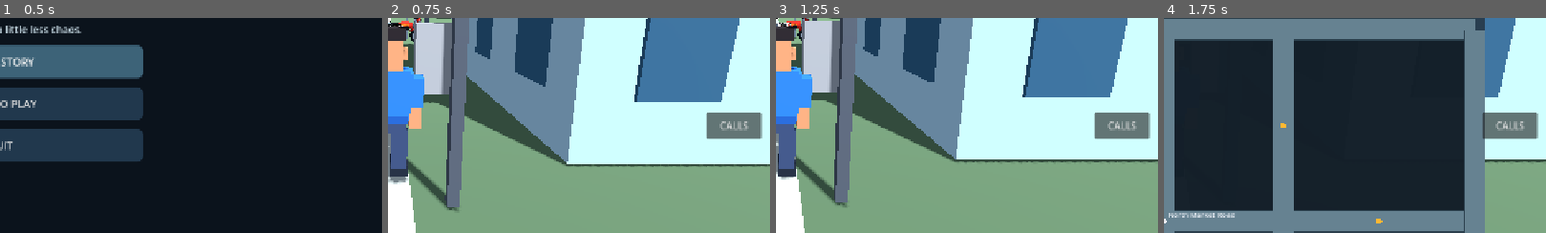
Above: before the commit, frames 1-4 (left to right).
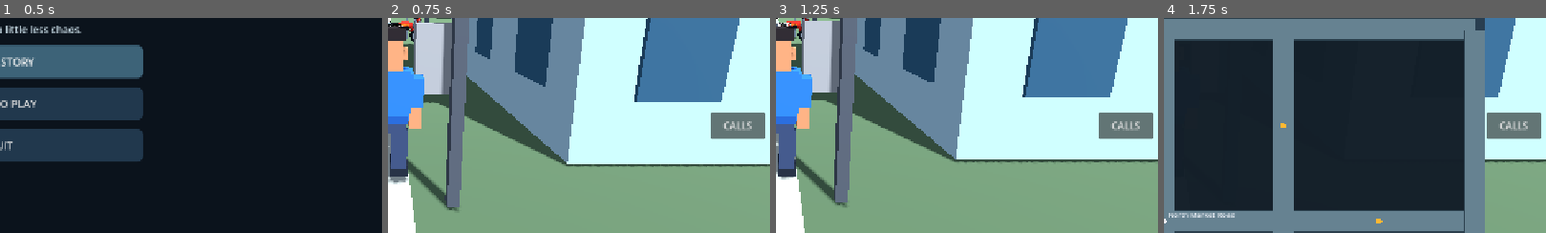
Above: after the commit, the same moments.

Repository: gauravprajapat-23/civic-chaos
Game: Godot game, scene res://scenes/core/menu.tscn
Same seed, same stepped clock (60 frames per second), same inputs: the game is played once before the commit and once after it.
Inputs:
- Up to frame 1 (0.5 s): no input
- Up to frame 2 (0.75 s): click "START STORY" at 0.5 s
- Up to frame 3 (1.25 s): no input
- Up to frame 4 (1.75 s): click "MAP" at 1.25 s
The pictures show only the part of the screen within x 50-100%, y 38-88%; the shares and areas given below are measured in that part.

Frame 1 is identical in both runs. In frame 2, 0.5% of the frame differs, in the area x 83-99%, y 44-57%; in frame 3, 0.5%; in frame 4, 0.5%.

Commit message:
UI-002: make CALLS modal transitions idempotent and rotation-safe

Diff:
--- a/scripts/ui/free_roam_dispatch_board.gd
+++ b/scripts/ui/free_roam_dispatch_board.gd
@@ -2,6 +2,7 @@
 extends CanvasLayer
 ## GAME-025-02: non-authoritative dispatch board for existing Free Roam.
 ## This UI never spawns/finishes activities or edits the incident scheduler.
+const ModalGuard = preload("res://scripts/ui/civic_modal_input_guard.gd")
 signal toggle_requested
 signal accept_requested
 signal service_requested
@@ -124,23 +125,29 @@
 func set_available(value: bool) -> void:
     enabled = value
     if not value:
-        expanded = false
+        set_expanded(false)
         accepted_call_id = -1
         service_call_id = -1
         response_status = ""
     _sync_visibility()
 
 func set_expanded(value: bool) -> void:
-    expanded = value and enabled
+    var next_expanded: bool = value and enabled
+    if expanded == next_expanded:
+        _sync_visibility()
+        return
+    ModalGuard.release_touch_controls(get_tree())
+    if next_expanded:
+        _focus_before_open = ModalGuard.remember_focus(get_viewport(), panel)
+    expanded = next_expanded
     _sync_visibility()
-    if expanded and close_button != null:
-        _focus_before_open = weakref(get_viewport().gui_get_focus_owner()) if get_viewport().gui_get_focus_owner() != null else null
-        content_scroll.scroll_vertical = 0
-        close_button.grab_focus()
-    elif not expanded and _focus_before_open != null:
-        var previous: Variant = _focus_before_open.get_ref()
-        if previous is Control and is_instance_valid(previous) and previous.is_visible_in_tree():
-            (previous as Control).grab_focus()
+    if expanded:
+        if content_scroll != null:
+            content_scroll.scroll_vertical = 0
+        if close_button != null:
+            close_button.grab_focus()
+    else:
+        ModalGuard.restore_focus(get_viewport(), _focus_before_open, panel)
         _focus_before_open = null
 
 func _sync_visibility() -> void:
@@ -216,8 +223,9 @@
     if panel == null:
         return
     var viewport: Vector2 = get_viewport().get_visible_rect().size
-    button.position = Vector2(maxf(8.0, viewport.x - 106.0), maxf(68.0, viewport.y * 0.60))
-    button.size = Vector2(92, 44)
+    var open_bounds: Rect2 = open_button_bounds(viewport)
+    button.position = open_bounds.position
+    button.size = open_bounds.size
     var bounds: Rect2 = panel_bounds(viewport)
     panel.position = bounds.position
     panel.size = bounds.size
@@ -230,3 +238,12 @@
     var width: float = minf(530.0, maxf(0.0, viewport.x - margin * 2.0))
     var height: float = minf(580.0, maxf(0.0, viewport.y - margin * 2.0))
     return Rect2(Vector2((viewport.x - width) * 0.5, (viewport.y - height) * 0.5), Vector2(width, height))
+
+## Keep the CALLS launcher inside the visible viewport after device rotation.
+static func open_button_bounds(viewport: Vector2) -> Rect2:
+    if not viewport.is_finite() or viewport.x <= 0.0 or viewport.y <= 0.0:
+        return Rect2()
+    var width: float = minf(92.0, maxf(0.0, viewport.x - 16.0))
+    var height: float = minf(44.0, maxf(0.0, viewport.y - 16.0))
+    return Rect2(Vector2(maxf(0.0, viewport.x - width - 8.0),
+        clampf(viewport.y * 0.60, 8.0, maxf(8.0, viewport.y - height - 8.0))), Vector2(width, height))
